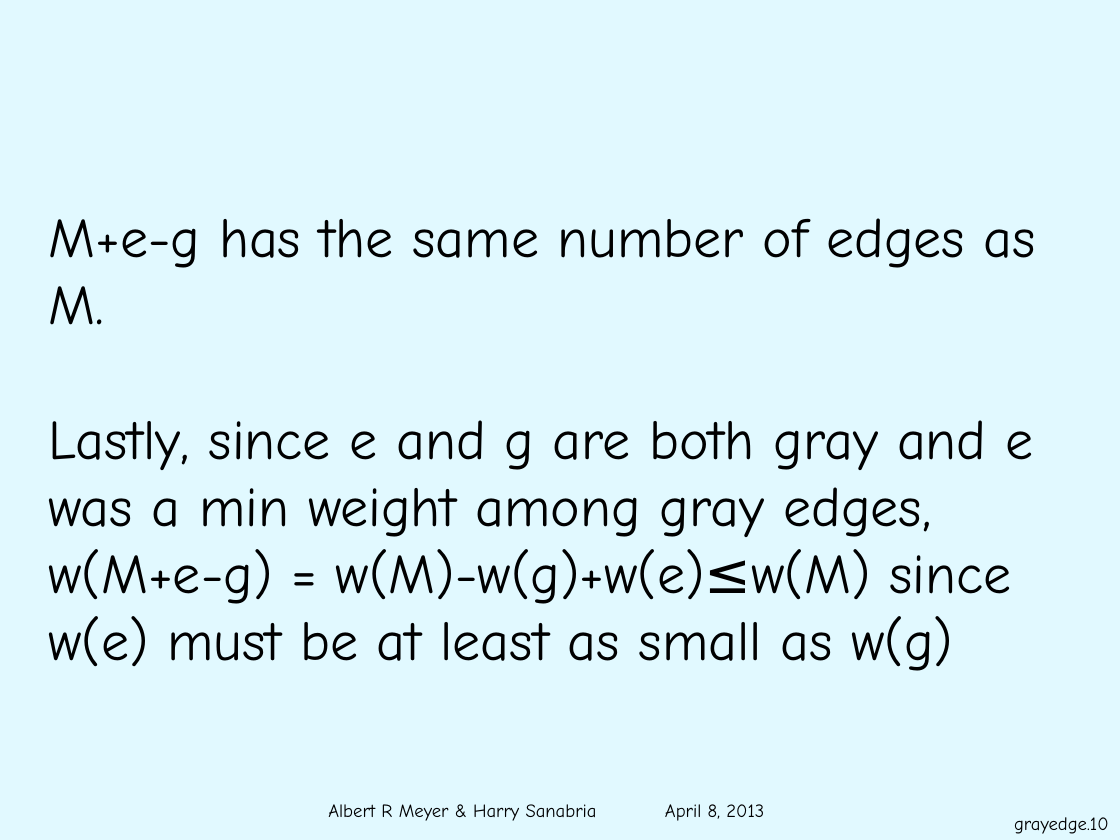
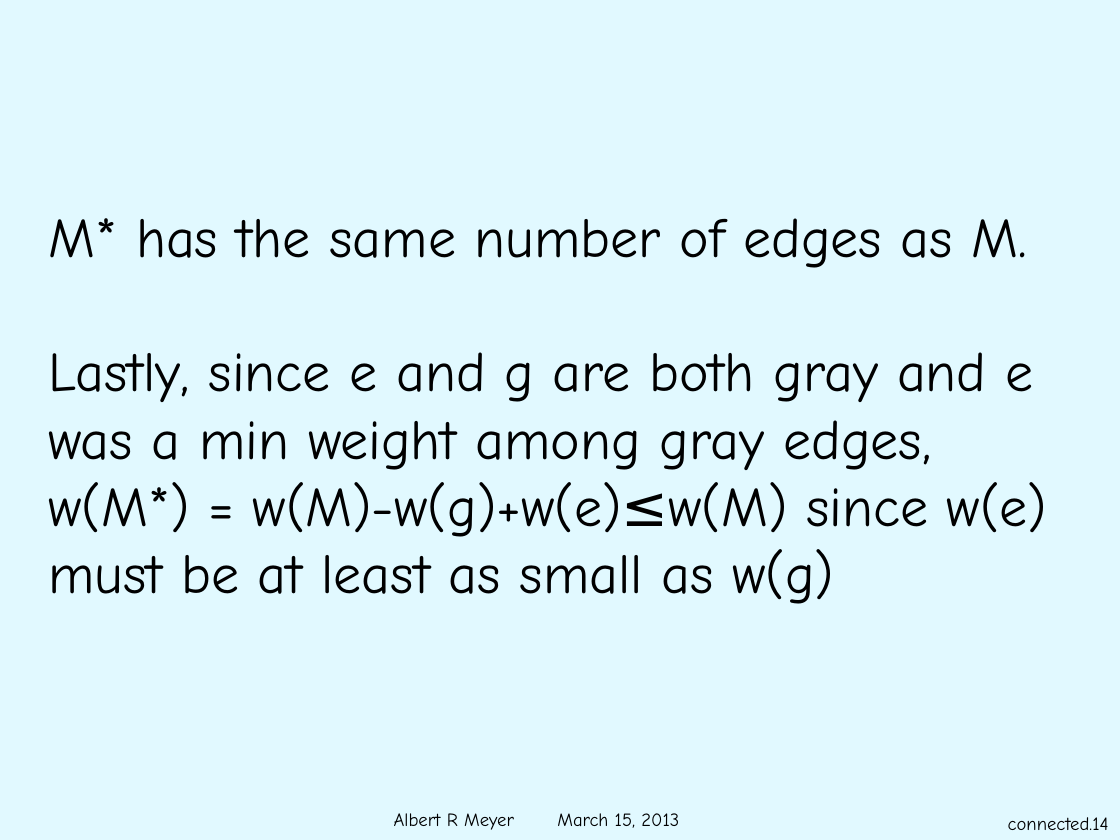
Before and after one commit to armeyer/mcs_web, a slide deck: slide 14 of spring13/slides13/gray-edges.pptx (slide 10 before the commit). Drawn at 1120x840 pixels with LibreOffice and Linux fonts; fonts in the diff are those of the drawing; background and template pictures are left out. Boxes give left, top, right and bottom in pixels: in the first picture for what was removed or moved away, otherwise in the second. Text is boxed around its words. In the diff, an @@ line names an element or a change of style, - is before the commit and + after.

Commit message:
edit draft gray-edges.pptx

```diff
--- a/spring13/slides13/gray-edges.pptx
+++ b/spring13/slides13/gray-edges.pptx
@@ text at [48,218,1047,604]: text changed @@
-M+e-g has the same number of edges as M.
-Lastly, since e and g are both gray and e was a min weight among gray edges, w(M+e-g) = w(M)-w(g)+w(e)≤w(M) since w(e) must be at least as small as w(g)
+M* has the same number of edges as M.
+Lastly, since e and g are both gray and e was a min weight among gray edges, w(M*) = w(M)-w(g)+w(e)≤w(M) since w(e) must be at least as small as w(g)
@@ text at [394,813,679,830]: text changed @@
-Albert R Meyer & Harry Sanabria April 8, 2013
+Albert R Meyer March 15, 2013
@@ page number at [1008,817,1109,830]: text changed @@
-grayedge.10
+connected.14
```
Also in this commit, not shown: 10 other slides changed, 6 slides added, 1 other file.
